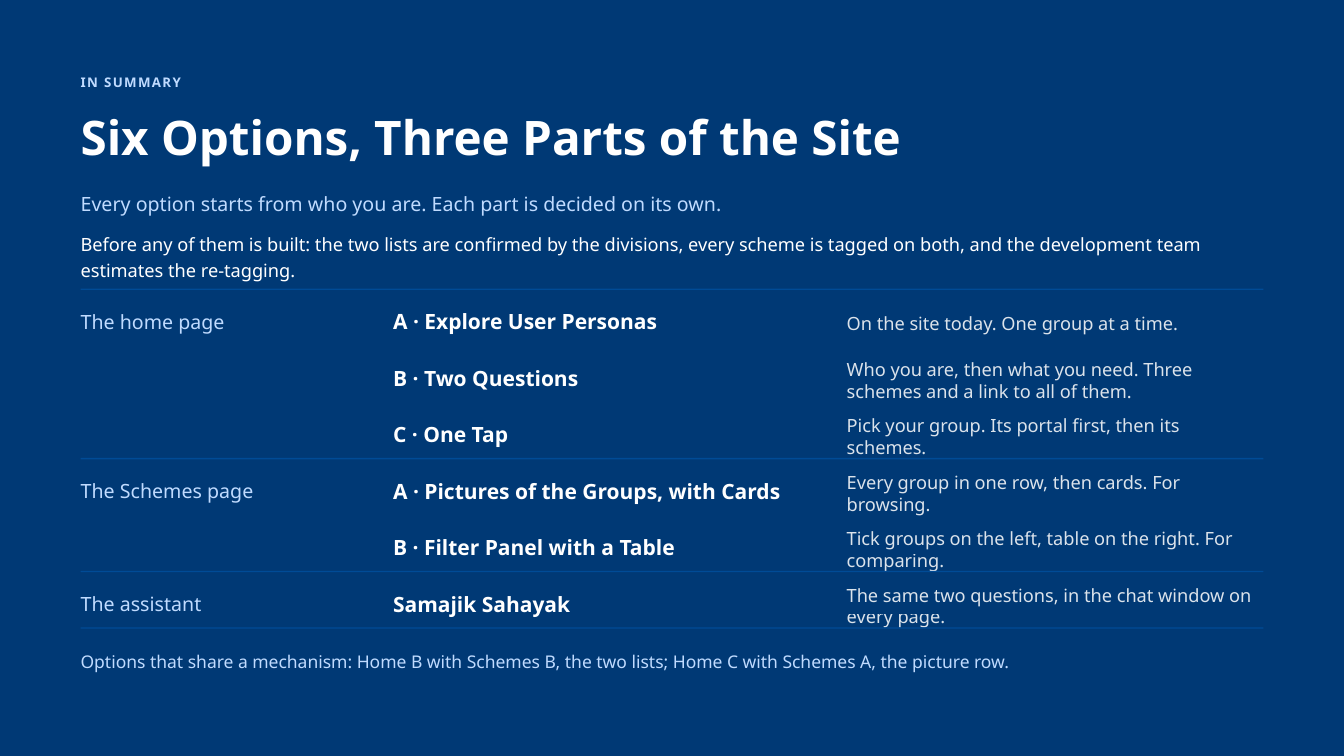
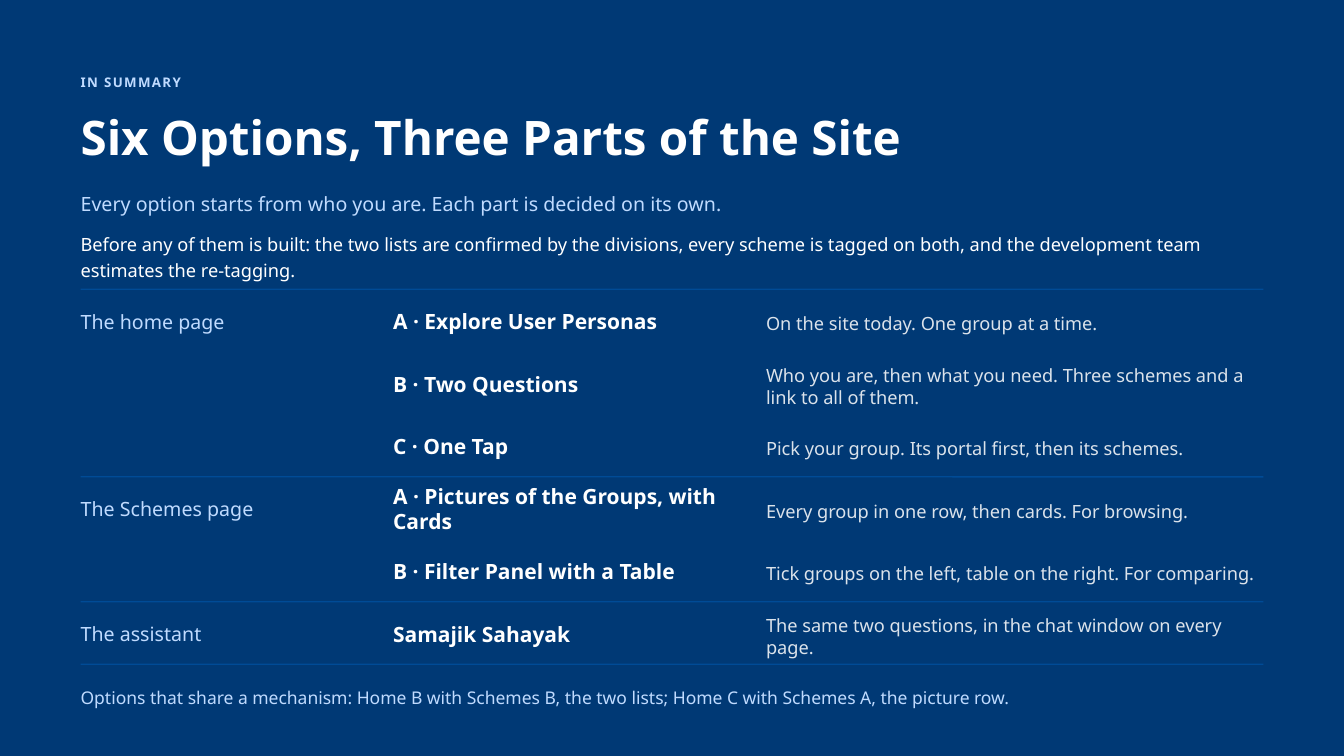
Before and after one commit to AkashShivanand/mosje, a slide deck: slide 11 of docs/plans/MoSJE-Service-Discovery-Options.pptx. Drawn at 1344x756 pixels with LibreOffice and Linux fonts; fonts in the diff are those of the drawing. Boxes give left, top, right and bottom in pixels: in the first picture for what was removed or moved away, otherwise in the second. Text is boxed around its words. In the diff, an @@ line names an element or a change of style, - is before the commit and + after.

Commit message:
fix(service-discovery): summary rows and right column sized for the larger text

```diff
--- a/docs/plans/MoSJE-Service-Discovery-Options.pptx
+++ b/docs/plans/MoSJE-Service-Discovery-Options.pptx
@@ text "On the site today. One ...": place and size @@
-text "On the site today. One ..." at [847, 316, 1178, 335]
+text "On the site today. One ..." at [766, 316, 1097, 335]
@@ text "B · Two Questions": place and size @@
-text "B · Two Questions" at [393, 370, 578, 390]
+text "B · Two Questions" at [393, 376, 578, 396]
@@ text "Who you are, then what ..." rewrapped from [847, 362, 1192, 398] to [766, 368, 1243, 405] @@
@@ text "C · One Tap": place and size @@
-text "C · One Tap" at [393, 426, 508, 447]
+text "C · One Tap" at [393, 438, 508, 459]
@@ text "Pick your group. Its portal ..." rewrapped from [847, 418, 1180, 455] to [766, 441, 1184, 460] @@
@@ line moved from (81, 459) - (1263, 459) to (81, 477) - (1263, 477) @@
@@ text "The Schemes page": place and size @@
-text "The Schemes page" at [81, 483, 253, 503]
+text "The Schemes page" at [81, 501, 253, 521]
@@ text "A · Pictures of the ..." rewrapped from [393, 483, 780, 504] to [393, 488, 716, 530] @@
@@ text "Every group in one row, ..." rewrapped from [847, 475, 1180, 516] to [766, 504, 1188, 523] @@
@@ text "B · Filter Panel with ...": place and size @@
-text "B · Filter Panel with ..." at [393, 539, 675, 556]
+text "B · Filter Panel with ..." at [393, 563, 675, 580]
@@ text "Tick groups on the left, ..." rewrapped from [847, 531, 1233, 571] to [766, 566, 1255, 585] @@
@@ text "The assistant": place and size @@
-text "The assistant" at [81, 596, 202, 611]
+text "The assistant" at [81, 626, 202, 641]
@@ line moved from (81, 572) - (1263, 572) to (81, 602) - (1263, 602) @@
@@ text "Samajik Sahayak": place and size @@
-text "Samajik Sahayak" at [393, 596, 570, 617]
+text "Samajik Sahayak" at [393, 626, 570, 647]
@@ text "The same two questions, in ..." rewrapped from [847, 588, 1251, 627] to [766, 618, 1221, 659] @@
@@ text "Options that share a mechanism: ...": place and size @@
-text "Options that share a mechanism: ..." at [81, 654, 1009, 672]
+text "Options that share a mechanism: ..." at [81, 690, 1009, 708]
@@ line moved from (81, 628) - (1263, 628) to (81, 664) - (1263, 664) @@
```
Also in this commit, not shown: 2 other files.
